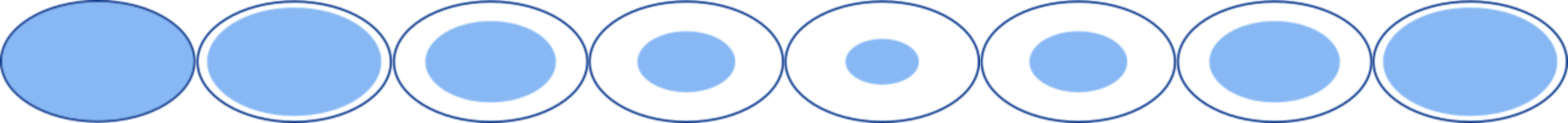
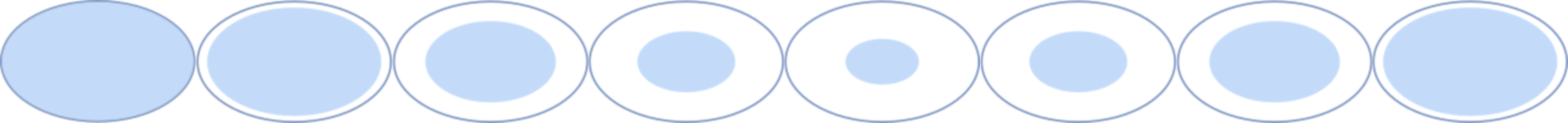
Two versions of the same layered image (1568x123). Layer-by-layer changes:
removed layer "Floated Layer copy" over [1370, 0, 1568, 123]
removed layer "Floated Layer #5" over [1174, 0, 1375, 123]
removed layer "Floated Layer #4" over [978, 0, 1179, 123]
removed layer "Floated Layer #3" over [782, 0, 981, 123]
removed layer "Floated Layer #2" over [586, 0, 787, 123]
removed layer "Floated Layer #1" over [390, 0, 591, 123]
removed layer "Floated Layer" over [194, 0, 394, 123]
"shadow.png": opacity 100% → 50%, painted on it over [0, 0, 1568, 123]
